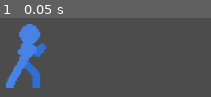
Above: before the commit, frame 1.
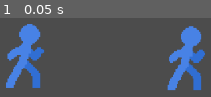
Above: after the commit, the same moment.

Repository: JeremyParson/Blitz-Godot-Game
Game: Godot game, scene res://scenes/game/scene.tscn
Two runs of this game, one before a commit and one after it. Both use one fixed random seed, a clock stepped at 60 frames per second and the inputs below.
Inputs:
- Up to frame 1 (0.05 s): no input

The runs differ from the first frame. In frame 1, 8.9% of the frame differs, in the area x 3-98%, y 10-92%.
Error before the commit: Trying to assign value of type 'AnimationPlayer' to a variable of type 'AnimatedSprite'. (res://scenes/actor/player/script.gd:7)

Commit message:
fix(character): fixed the players movement

Diff:
--- a/project.godot
+++ b/project.godot
@@ -73,6 +73,49 @@
 "svg/scale": 1.0
 }
 
+[input]
+
+game_move_up={
+"deadzone": 0.5,
+"events": [ Object(InputEventKey,"resource_local_to_scene":false,"resource_name":"","device":0,"alt":false,"shift":false,"control":false,"meta":false,"command":false,"pressed":false,"scancode":0,"physical_scancode":87,"unicode":0,"echo":false,"script":null)
+ ]
+}
+game_move_left={
+"deadzone": 0.5,
+"events": [ Object(InputEventKey,"resource_local_to_scene":false,"resource_name":"","device":0,"alt":false,"shift":false,"control":false,"meta":false,"command":false,"pressed":false,"scancode":0,"physical_scancode":65,"unicode":0,"echo":false,"script":null)
+ ]
+}
+game_move_down={
+"deadzone": 0.5,
+"events": [ Object(InputEventKey,"resource_local_to_scene":false,"resource_name":"","device":0,"alt":false,"shift":false,"control":false,"meta":false,"command":false,"pressed":false,"scancode":0,"physical_scancode":83,"unicode":0,"echo":false,"script":null)
+ ]
+}
+game_move_right={
+"deadzone": 0.5,
+"events": [ Object(InputEventKey,"resource_local_to_scene":false,"resource_name":"","device":0,"alt":false,"shift":false,"control":false,"meta":false,"command":false,"pressed":false,"scancode":0,"physical_scancode":68,"unicode":0,"echo":false,"script":null)
+ ]
+}
+game_light_punch={
+"deadzone": 0.5,
+"events": [ Object(InputEventKey,"resource_local_to_scene":false,"resource_name":"","device":0,"alt":false,"shift":false,"control":false,"meta":false,"command":false,"pressed":false,"scancode":0,"physical_scancode":79,"unicode":0,"echo":false,"script":null)
+ ]
+}
+game_light_kick={
+"deadzone": 0.5,
+"events": [ Object(InputEventKey,"resource_local_to_scene":false,"resource_name":"","device":0,"alt":false,"shift":false,"control":false,"meta":false,"command":false,"pressed":false,"scancode":0,"physical_scancode":80,"unicode":0,"echo":false,"script":null)
+ ]
+}
+game_heavy_punch={
+"deadzone": 0.5,
+"events": [ Object(InputEventKey,"resource_local_to_scene":false,"resource_name":"","device":0,"alt":false,"shift":false,"control":false,"meta":false,"command":false,"pressed":false,"scancode":0,"physical_scancode":75,"unicode":0,"echo":false,"script":null)
+ ]
+}
+game_heavy_kick={
+"deadzone": 0.5,
+"events": [ Object(InputEventKey,"resource_local_to_scene":false,"resource_name":"","device":0,"alt":false,"shift":false,"control":false,"meta":false,"command":false,"pressed":false,"scancode":0,"physical_scancode":76,"unicode":0,"echo":false,"script":null)
+ ]
+}
+
 [physics]
 
 common/enable_pause_aware_picking=true
--- a/scenes/actor/player/scene.tscn
+++ b/scenes/actor/player/scene.tscn
@@ -3,12 +3,11 @@
 [ext_resource path="res://scenes/actor/scene.tscn" type="PackedScene" id=1]
 [ext_resource path="res://scenes/actor/player/script.gd" type="Script" id=2]
 [ext_resource path="res://scenes/actor/player/states/idle.gd" type="Script" id=3]
-[ext_resource path="res://scenes/actor/player/states/attack.gd" type="Script" id=4]
 [ext_resource path="res://scenes/actor/player/states/move.gd" type="Script" id=5]
 
 [sub_resource type="Animation" id=1]
 resource_name = "idle"
-length = 0.001
+length = 0.1
 loop = true
 tracks/0/type = "value"
 tracks/0/path = NodePath("Pivot/AnimatedSprite:animation")
@@ -120,6 +119,8 @@
 "values": [ 0, 1, 2, 3 ]
 }
 
+[sub_resource type="CapsuleShape2D" id=5]
+
 [node name="Player" instance=ExtResource( 1 )]
 script = ExtResource( 2 )
 
@@ -130,20 +131,20 @@
 anims/punchB = SubResource( 4 )
 
 [node name="AnimatedSprite" parent="Pivot" index="0"]
-frame = 3
+animation = "idle"
+
+[node name="StateMachine" parent="." index="3"]
+START_STATE = NodePath("Idle")
 
 [node name="Idle" type="Node" parent="StateMachine" index="0"]
 script = ExtResource( 3 )
 
-[node name="Attack" type="Node" parent="StateMachine" index="1"]
-script = ExtResource( 4 )
-
-[node name="Move" type="Node" parent="StateMachine" index="2"]
+[node name="Move" type="Node" parent="StateMachine" index="1"]
 script = ExtResource( 5 )
 
-[node name="Node" type="Node" parent="StateMachine" index="3"]
-
-[node name="Jump" type="Node" parent="StateMachine" index="4"]
+[node name="CollisionShape2D" parent="." index="4"]
+position = Vector2( 0, -22 )
+shape = SubResource( 5 )
 
 [node name="Camera2D" type="Camera2D" parent="." index="5"]
 position = Vector2( 0, -22 )
--- a/scenes/actor/player/states/attack.gd
+++ b/scenes/actor/player/states/attack.gd
@@ -1,7 +1,6 @@
 extends 'motion.gd'
 
 export var input_wait_time: float = .16;
-export var x_motion: float = 0;
 export var FRICTION: float = .15;
 
 var time: float = input_wait_time;
@@ -27,22 +26,17 @@
 	time = 0
 	attack_input_state = INPUT_STATE.LISTENING
 	ready_for_next_attack = true
-	x_motion = 0
 
 func update (delta, actor: Actor):
-	#x_motion = lerp(x_motion, 0, FRICTION)
-	#velocity = owner.move_and_slide(Vector2(x_motion, 0) * owner.facing)
 	if attack_input_state != INPUT_STATE.LISTENING:
 		return
 	if attack_animation_state == ATTACK_ANIMATION_STATES.IDLE and not used_keys.size():
-		emit_signal("finished", "idle")
+		emit_signal("finished", "idle", [velocity])
 	time -= delta
 	if time > 0 or not used_keys.size(): return
 
 	var attack: Dictionary
 
-	# if the used_keys array only has one attack normaly
-	# otherwise try to use a combo
 	if ComboManager.is_move(used_keys):
 		attack = ComboManager.get_move(used_keys)
 
@@ -51,21 +45,13 @@
 
 	used_keys.clear()
 
-	if not attack:
-		return
-
-	# if this attack has an aura cost pay it
-	if attack.has("cost"):
-		if owner.aura < attack.cost:
-			return
-		owner.set_aura(owner.aura - attack.cost)
-
-	if ready_for_next_attack:
+	if attack and ready_for_next_attack:
 		ready_for_next_attack = false
 		attack_input_state = INPUT_STATE.INACTIVE
 		attack_animation_state = ATTACK_ANIMATION_STATES.ACTIVE
-		owner.animationPlayer.stop()
-		owner.animationPlayer.play(attack.animation)
+		owner.animationPlayer.stop();
+		owner.animationPlayer.play(attack.animation);
+	.update(delta, actor);
 
 func handle_input (event, actor: Actor):
 	if attack_input_state != INPUT_STATE.LISTENING:
@@ -93,10 +79,6 @@
 func set_ready_for_next_attack ():
 	ready_for_next_attack = true
 
-#
-func set_x_motion (value: float):
-	x_motion = value
-
 func _on_Animation_finished(_animation):
 	attack_animation_state = ATTACK_ANIMATION_STATES.IDLE
 	if attack_input_state == INPUT_STATE.INACTIVE:
--- a/scenes/actor/player/states/idle.gd
+++ b/scenes/actor/player/states/idle.gd
@@ -6,6 +6,6 @@
 func update (delta, actor: Actor):
 	var input_vector = get_directional_input();
 	if input_vector != Vector2.ZERO:
-		emit_signal("finished", "move");
+		emit_signal("finished", "move", [velocity]);
 	velocity = velocity.move_toward(Vector2.ZERO, FRICTION);
 	.update(delta, actor);
--- a/scenes/actor/player/states/motion.gd
+++ b/scenes/actor/player/states/motion.gd
@@ -5,13 +5,12 @@
 func initialize (args):
 	velocity = args[0]
 
-func set_facing (direction):
-	if not direction: return
-	if owner.facing != direction:
-		owner.facing = direction
-		owner.pivot.scale.x = direction
+func update (delta, actor):
+	var facing = int(clamp(velocity.x, -1, 1));
+	actor.set_facing(facing);
+	velocity = actor.move_and_slide(velocity);
 
 func get_directional_input ():
-	var x_input = Input.get_action_strength("ui_right") - Input.get_action_strength("ui_left")
-	var y_input = Input.get_action_strength("ui_down") - Input.get_action_strength("ui_up")
+	var x_input = Input.get_action_strength("game_move_right") - Input.get_action_strength("game_move_left")
+	var y_input = Input.get_action_strength("game_move_down") - Input.get_action_strength("game_move_up")
 	return Vector2 (x_input, y_input)
--- a/scenes/actor/player/states/move.gd
+++ b/scenes/actor/player/states/move.gd
@@ -1,15 +1,16 @@
 extends "on ground.gd"
 
 func enter (actor: Actor):
-	owner.animationPlayer.play("run");
+	actor.animationPlayer.play("move");
 
 func update (delta: float, actor: Actor):
 	var input_vector = get_directional_input();
 
 	if input_vector == Vector2.ZERO:
-		emit_signal("finished", "idle");
+		emit_signal("finished", "idle", [velocity]);
 
 	var acceleration = input_vector * SPEED;
 	velocity = velocity + (acceleration * delta);
-
+	if input_vector.x == 0: velocity.x = lerp(velocity.x, 0, .1);
+	if input_vector.y == 0: velocity.y = lerp(velocity.y, 0, .1);
 	.update(delta, actor);
--- a/scenes/actor/player/states/on ground.gd
+++ b/scenes/actor/player/states/on ground.gd
@@ -6,42 +6,23 @@
 export var command_wait_time: float = .16
 export var aura_recovery_rate: float = 4
 
-# stores all the inputs that will be sent to the attack state
 var command_inputs: Array
 
-# determines how much time in between each input there is
 var time: float = command_wait_time
 
 func enter (actor: Actor):
 	command_inputs.clear()
 	time = 0
 
+func update (delta, actor: Actor):
+	velocity = velocity.clamped(MAX_SPEED);
+	time -= delta;
+	if time < 0 and command_inputs.size():
+		if command_inputs.back() in ["Z", "X"]:
+			return emit_signal("finished", "attack", [command_inputs]);
+		command_inputs.clear();
 
-func update (delta, actor: Actor):
-	# set character facing
-	var facing = get_directional_input().x
-	set_facing(facing)
-
-	# set velocity and move the character
-	velocity = velocity.clamped(MAX_SPEED)
-	velocity = owner.move_and_slide(velocity)
-
-	# increase aura recoveryv
-	var aura_gained = aura_recovery_rate * delta
-	owner.set_aura(owner.aura + aura_gained)
-
-	# if command_wait_time runs out clear the command_inputs array
-	time -= delta
-
-	if time > 0: return
-
-	if not command_inputs.size(): return
-
-	# If the last command was an attack then enter the attack state
-	if command_inputs.back() in ["Z", "X"]:
-		emit_signal("finished", "attack")
-	else:
-		command_inputs.clear()
+	.update(delta, actor);
 
 func handle_input (event: InputEvent, actor: Actor):
 	time = command_wait_time
@@ -52,10 +33,8 @@
 
 		var key = OS.get_scancode_string(event.scancode)
 
-		# is the key presses is an attack key start the attack state
 		if ("ZX").find(key) > -1:
 			command_inputs.push_back(key)
 
-		# if any directions are pressed in quick succession we record them
 		elif key in ["Left", "Right", "Up", "Down"]:
 			command_inputs.push_back(key[0])
--- a/scenes/actor/script.gd
+++ b/scenes/actor/script.gd
@@ -4,13 +4,16 @@
 onready var tween: Tween = $Tween;
 onready var stateMachine: StateMachine = $StateMachine;
 onready var animationPlayer: AnimationPlayer = $AnimationPlayer;
-onready var animateSprite: AnimatedSprite = $AnimationPlayer;
+onready var animateSprite: AnimatedSprite = $Pivot/AnimatedSprite;
 onready var collision: CollisionShape2D = $CollisionShape2D;
 onready var pivot: Position2D = $Pivot;
 
 var _facing: int = -1;
 
+func _ready():
+	stateMachine.initialize();
+
 func set_facing (direction: int):
-	if _facing != direction:
+	if direction and _facing != direction:
 		_facing = direction;
-		scale.x = direction;
+		pivot.scale.x = direction;
--- a/scenes/game/scene.tscn
+++ b/scenes/game/scene.tscn
@@ -1,14 +1,18 @@
-[gd_scene load_steps=3 format=2]
+[gd_scene load_steps=4 format=2]
 
 [ext_resource path="res://scenes/game/script.gd" type="Script" id=1]
 [ext_resource path="res://scenes/actor/player/scene.tscn" type="PackedScene" id=2]
+[ext_resource path="res://assets/player spritesheet.png" type="Texture" id=3]
 
 [node name="Game" type="Node"]
 script = ExtResource( 1 )
 
-[node name="TileMap" type="TileMap" parent="."]
-format = 1
-
 [node name="Actors" type="Node2D" parent="."]
 
+[node name="PlayerSpritesheet" type="Sprite" parent="Actors"]
+position = Vector2( 124, -22 )
+texture = ExtResource( 3 )
+hframes = 8
+vframes = 8
+
 [node name="Player" parent="Actors" instance=ExtResource( 2 )]
--- a/scenes/state machine/state.gd
+++ b/scenes/state machine/state.gd
@@ -1,7 +1,7 @@
 extends Node
 class_name State
 
-signal finished (state)
+signal finished (state, arguments)
 
 func initialize (args: Array):
 	pass
Not shown, changed: project.txt
Not shown, added: readme.md
